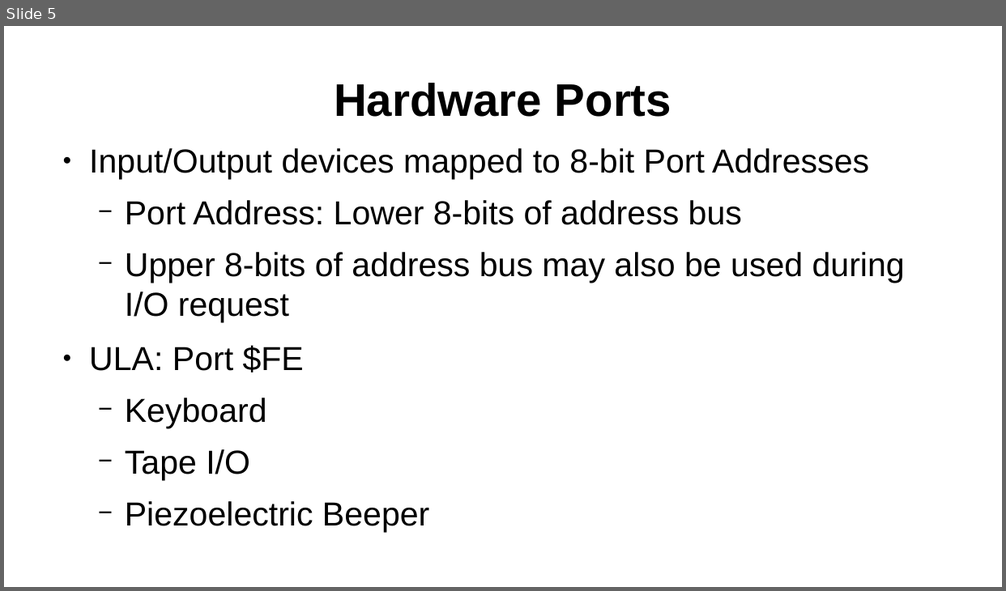
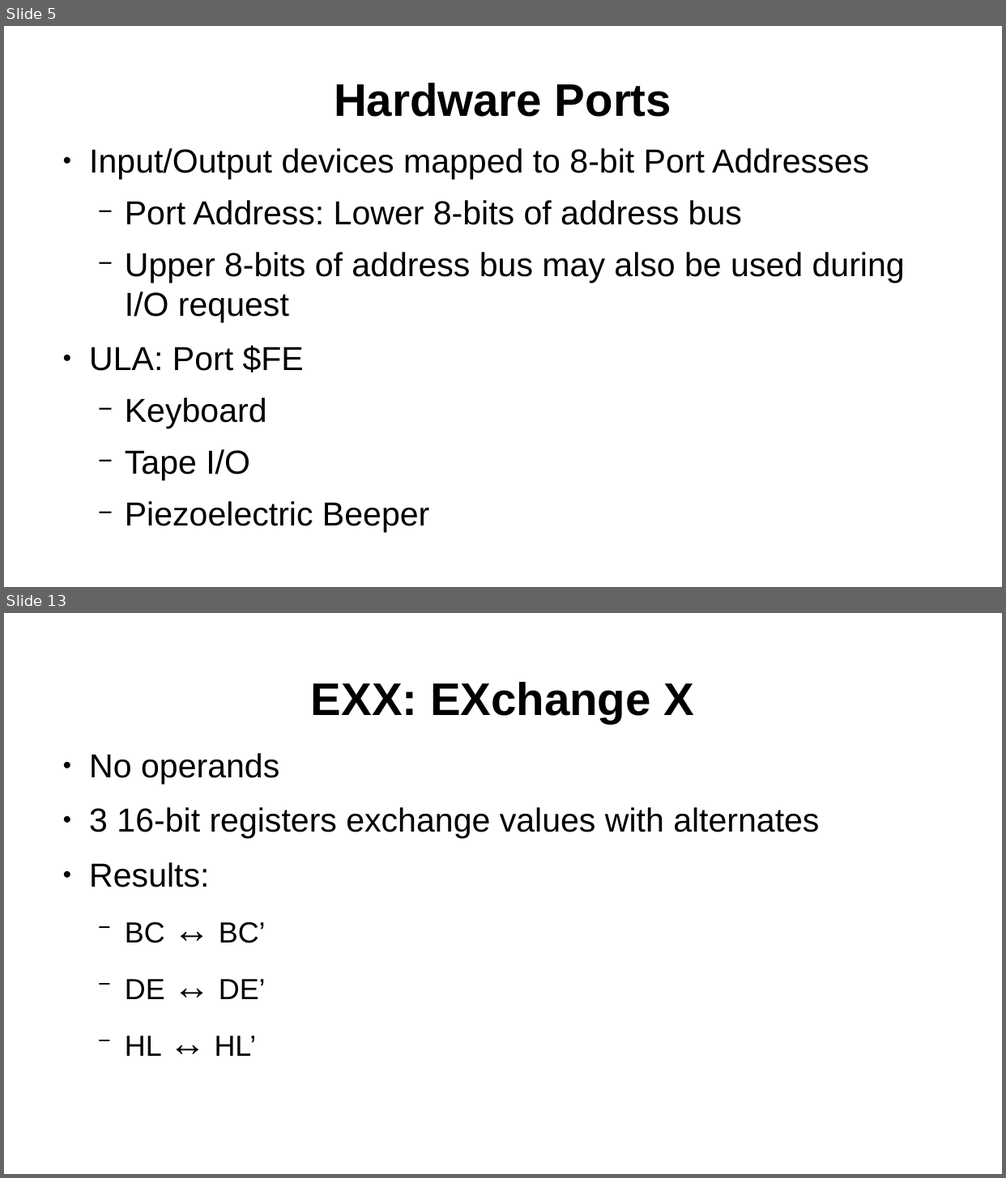
Before and after one commit to SlithyMatt/zxs-assembly-tutorial, a slide deck: Lesson3/Lesson3.odp. Shown one above the other, each under a label of ours: slide 5 before the commit, slides 5 and 13 after it; the slides between them are not shown. The pictures are 1006x591 and 1006x1178 pixels, drawn with LibreOffice and Linux fonts; fonts in the diff are those of the drawing. Boxes give left, top, right and bottom in pixels: in the first picture for what was removed or moved away, otherwise in the second. Text is boxed around its words. In the diff, an @@ line names an element or a change of style, - is before the commit and + after.

```diff
--- a/Lesson3/Lesson3.odp
+++ b/Lesson3/Lesson3.odp
@@ slide 13 added at (4, 613, 1002, 1174), background #FFFFFF @@
@@ title added at (311, 682, 694, 723), 44 pt, text #000000, bold @@
+EXX: EXchange X
@@ text added at (89, 753, 819, 1056), 32 pt, text #000000 @@
+● No operands
+● 3 16-bit registers exchange values with alternates
+● Results:
+  − BC ↔ BC’
+  − DE ↔ DE’
+  − HL ↔ HL’
```
Also in this commit, not shown: 8 slides changed, 8 other slides added.
